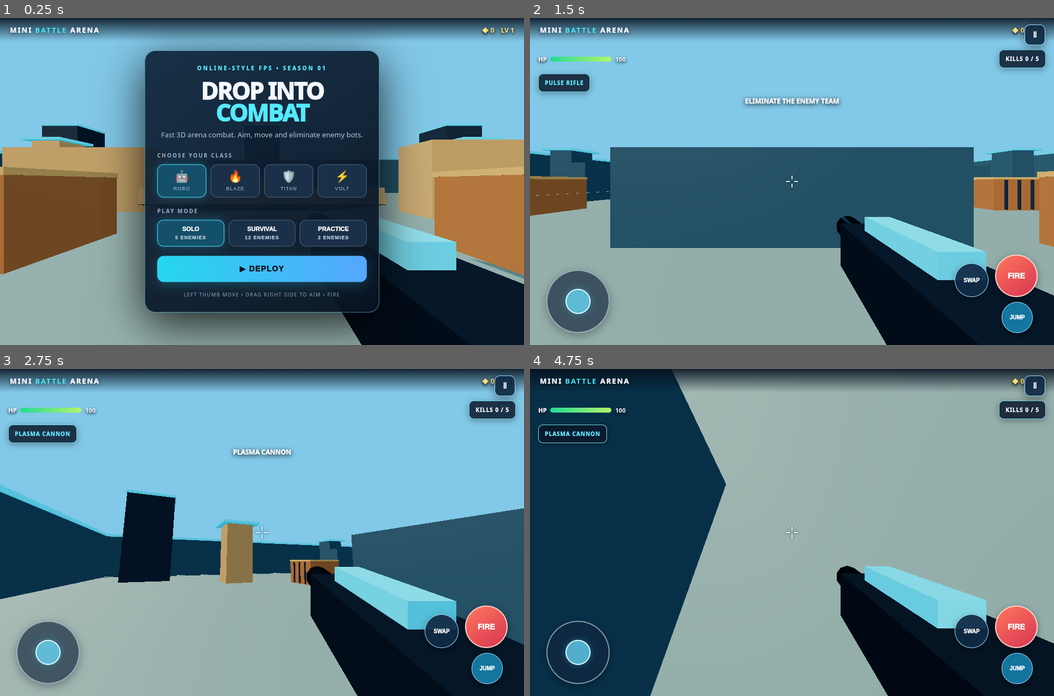
Above: before the commit, frames 1-4 (two rows, left to right).
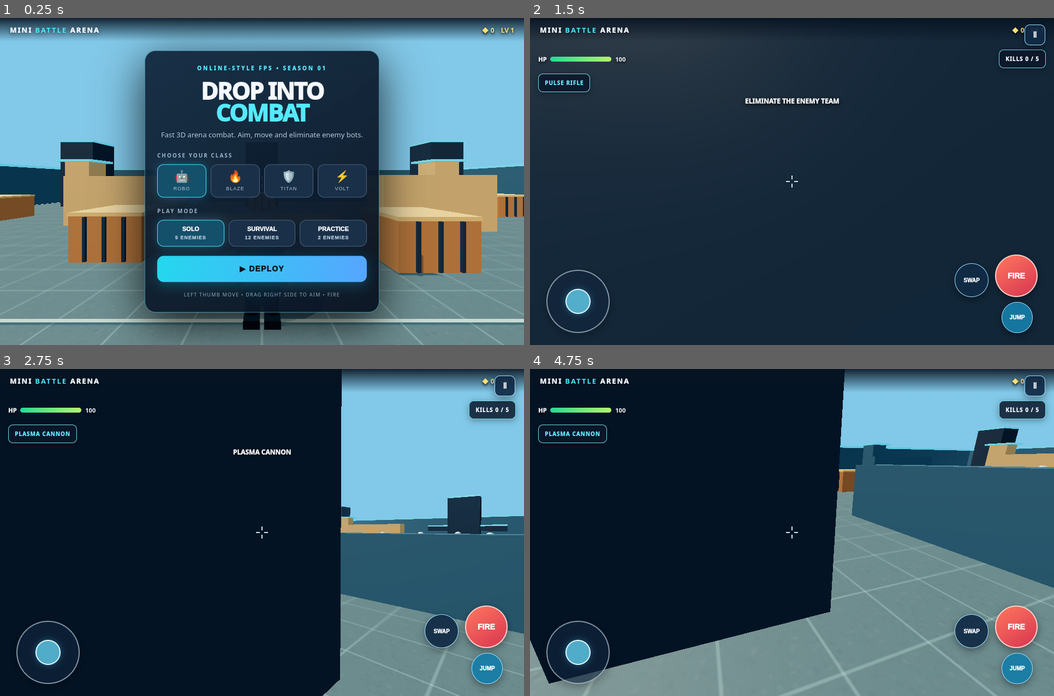
Above: after the commit, the same moments.

Repository: naiksadashiv352-sudo/mini-battle-arena
Game: browser game, page index.html
The game is run twice, just before and just after one commit, with the same random seed, the same clock (stepped at 60 frames per second) and the same inputs.
Inputs (mouse positions are in pixels of both pictures, inside the frame that each line leads up to):
- Up to frame 1 (0.25 s): no input
- Up to frame 2 (1.5 s): click "SOLO 5 ENEMIES" at 0.27 s; click "▶ DEPLOY" at 0.52 s; move the mouse to (792, 214) at 1.07 s; click (577, 302) at 1.27 s
- Up to frame 3 (2.75 s): move the mouse to (157, 499) at 1.67 s; click "JUMP" at 1.87 s; click "FIRE" at 2.02 s; press the mouse at (366, 483) at 2.27 s; release the mouse at (262, 467) at 2.4 s; click "SWAP" at 2.47 s
- Up to frame 4 (4.75 s): move the mouse to (870, 597) at 2.87 s; click "Ⅱ" at 3.07 s; click "▶" at 3.27 s; move the mouse to (661, 614) at 3.47 s; click (870, 516) at 3.67 s; press the mouse at (792, 467) at 4.07 s; release the mouse at (739, 646) at 4.2 s; click (870, 516) at 4.27 s; click "FIRE" at 4.52 s; move the mouse to (949, 548) at 4.67 s

The runs differ from the first frame. In frame 1, 35% of the frame differs, in the area x 0-100%, y 32-100%; in frame 2, 91%, in the area x 0-100%, y 0-100%; in frame 3, 71%; in frame 4, 91%.

Commit message:
Convert battle gameplay to third-person 3D with avatar and textured arena

Diff:
--- a/game.js
+++ b/game.js
@@ -4,16 +4,16 @@
 const scene = new THREE.Scene();
 scene.background = new THREE.Color(0x82c8e8);
 scene.fog = new THREE.Fog(0x82c8e8, 38, 105);
-const camera = new THREE.PerspectiveCamera(78, innerWidth / innerHeight, 0.08, 160);
-camera.position.set(0, 1.65, 0);
+const camera = new THREE.PerspectiveCamera(72, innerWidth / innerHeight, 0.08, 180);
+camera.position.set(0, 3.1, 5);
 const renderer = new THREE.WebGLRenderer({ antialias: true, powerPreference: 'high-performance' });
-renderer.setPixelRatio(Math.min(devicePixelRatio, 1.5));
+renderer.setPixelRatio(Math.min(devicePixelRatio, 1.8));
 renderer.setSize(innerWidth, innerHeight);
 renderer.shadowMap.enabled = true;
 renderer.shadowMap.type = THREE.PCFSoftShadowMap;
 renderer.outputColorSpace = THREE.SRGBColorSpace;
 renderer.toneMapping = THREE.ACESFilmicToneMapping;
-renderer.toneMappingExposure = 1.15;
+renderer.toneMappingExposure = 1.25;
 document.body.appendChild(renderer.domElement);
 
 scene.add(new THREE.HemisphereLight(0xe5f8ff, 0x4a5b73, 2.1));
@@ -33,6 +33,14 @@
   red: material(0xf35d56, .48), blue: material(0x39c5e8, .42)
 };
 
+// Procedural high-detail industrial floor texture (generated locally; no paid assets).
+const texCanvas=document.createElement('canvas');texCanvas.width=512;texCanvas.height=512;
+const tx=texCanvas.getContext('2d');tx.fillStyle='#536a70';tx.fillRect(0,0,512,512);
+for(let i=0;i<18000;i++){const v=70+Math.random()*55;tx.fillStyle='rgba('+v+','+(v+12)+','+(v+15)+','+(Math.random()*.16)+')';tx.fillRect(Math.random()*512,Math.random()*512,1+Math.random()*3,1+Math.random()*3)}
+tx.strokeStyle='rgba(160,205,207,.23)';tx.lineWidth=2;
+for(let n=0;n<=512;n+=64){tx.beginPath();tx.moveTo(n,0);tx.lineTo(n,512);tx.stroke();tx.beginPath();tx.moveTo(0,n);tx.lineTo(512,n);tx.stroke()}
+const floorTexture=new THREE.CanvasTexture(texCanvas);floorTexture.wrapS=floorTexture.wrapT=THREE.RepeatWrapping;floorTexture.repeat.set(8,8);floorTexture.colorSpace=THREE.SRGBColorSpace;
+mats.floor.map=floorTexture;mats.floor.color.set(0xffffff);
 const ground = new THREE.Mesh(new THREE.PlaneGeometry(100,100), mats.floor);
 ground.rotation.x = -Math.PI/2; ground.position.y = -.08; ground.receiveShadow = true; scene.add(ground);
 const grid = new THREE.GridHelper(100, 50, 0x6cc7d4, 0x91aaa6);
@@ -114,9 +122,27 @@
   return g;
 }
 
-// First-person weapon view model
-const weaponRig = new THREE.Group();
-camera.add(weaponRig); scene.add(camera);
+// Third-person player avatar with visible armor and shoulder-mounted blaster.
+const player = new THREE.Group();scene.add(player);
+const playerArmor=material(0x27b9d2,.34,.38);
+const playerDark=material(0x15283c,.42,.48);
+const playerGlow=material(0x62efff,.22,.5,{emissive:0x087b9d,emissiveIntensity:1.1});
+const torso=new THREE.Mesh(new THREE.CapsuleGeometry(.43,.82,5,10),playerArmor);torso.position.y=1.22;torso.castShadow=true;player.add(torso);
+const chestPlate=new THREE.Mesh(new THREE.BoxGeometry(.58,.42,.18),playerDark);chestPlate.position.set(0,1.32,.34);player.add(chestPlate);
+const chestLight=new THREE.Mesh(new THREE.BoxGeometry(.28,.07,.04),playerGlow);chestLight.position.set(0,1.38,.445);player.add(chestLight);
+const head=new THREE.Mesh(new THREE.SphereGeometry(.29,18,14),material(0xc7d9e5,.3,.35));head.position.y=2.02;head.castShadow=true;player.add(head);
+const visor=new THREE.Mesh(new THREE.BoxGeometry(.38,.12,.08),material(0x071b2a,.18,.7,{emissive:0x0c5e78,emissiveIntensity:.8}));visor.position.set(0,2.04,.27);player.add(visor);
+for(const side of [-1,1]){
+ const arm=new THREE.Mesh(new THREE.CapsuleGeometry(.13,.55,4,8),playerArmor);arm.position.set(side*.55,1.25,.12);arm.rotation.z=side*-.16;player.add(arm);
+ const leg=new THREE.Mesh(new THREE.CapsuleGeometry(.16,.55,4,8),playerDark);leg.position.set(side*.22,.42,0);player.add(leg);
+ const boot=new THREE.Mesh(new THREE.BoxGeometry(.34,.18,.48),playerDark);boot.position.set(side*.22,.12,.1);player.add(boot);
+}
+const backPack=new THREE.Mesh(new THREE.BoxGeometry(.55,.62,.25),playerDark);backPack.position.set(0,1.3,-.34);player.add(backPack);
+const avatarGun=new THREE.Group();avatarGun.position.set(.48,1.35,.48);player.add(avatarGun);
+const avatarGunBody=new THREE.Mesh(new THREE.BoxGeometry(.22,.2,.72),material(0x243c55,.28,.7));avatarGun.add(avatarGunBody);
+const avatarBarrel=new THREE.Mesh(new THREE.CylinderGeometry(.045,.06,.38,12),playerGlow);avatarBarrel.rotation.x=Math.PI/2;avatarBarrel.position.z=.48;avatarGun.add(avatarBarrel);
+const avatarMuzzle=new THREE.PointLight(0x64eaff,0,4);avatarMuzzle.position.z=.72;avatarGun.add(avatarMuzzle);
+const weaponRig = new THREE.Group();camera.add(weaponRig);scene.add(camera);weaponRig.visible=false;
 const gunBody = new THREE.Mesh(new THREE.BoxGeometry(.28,.24,.9),material(0x243c55,.32,.65));
 gunBody.position.set(.42,-.34,-.72); weaponRig.add(gunBody);
 const gunTop = new THREE.Mesh(new THREE.BoxGeometry(.12,.1,.5),mats.neon);
@@ -129,7 +155,7 @@
 
 let hero='ROBO', mode='solo', weapon=0, hp=100, kills=0, playing=false, paused=false;
 let bots=[], shots=[], effects=[], coins=Number(localStorage.mbaCoins||0), level=Number(localStorage.mbaLevel||1);
-let move={x:0,y:0}, yaw=0, pitch=0, last=performance.now(), fireCooldown=0, jumpVelocity=0, vertical=0;
+let move={x:0,y:0}, yaw=0, pitch=0, last=performance.now(), fireCooldown=0, jumpVelocity=0, vertical=0, playerX=0, playerZ=23;
 const weapons=[
  {name:'PULSE RIFLE',damage:34,rate:.24,range:65,color:0x42eaff},
  {name:'PLASMA CANNON',damage:58,rate:.62,range:75,color:0xff934e},
@@ -148,7 +174,7 @@
  effects.forEach(e=>scene.remove(e)); effects=[];
 }
 function spawn(){
- camera.position.set(0,1.65,23); yaw=0; pitch=0; camera.rotation.order='YXZ'; camera.rotation.set(0,yaw,0);
+ playerX=0;playerZ=23;player.position.set(playerX,0,playerZ);yaw=0;pitch=0;camera.rotation.order='YXZ';
  const count=mode==='survival'?12:mode==='practice'?2:5;
  for(let i=0;i<count;i++){
    const spread=(i-(count-1)/2)*4.2;
@@ -172,7 +198,7 @@
 }
 function nearestTarget(){
  let best=null,dist=Infinity;
- for(const b of bots){if(!b.userData.alive)continue;const d=camera.position.distanceTo(b.position.clone().add(new THREE.Vector3(0,1.2,0)));if(d<dist){dist=d;best=b}}
+ for(const b of bots){if(!b.userData.alive)continue;const d=new THREE.Vector3(playerX,1.4,playerZ).distanceTo(b.position.clone().add(new THREE.Vector3(0,1.2,0)));if(d<dist){dist=d;best=b}}
  return [best,dist];
 }
 function burst(pos,color=0x63eaff){
@@ -183,9 +209,9 @@
 }
 function fire(){
  if(!playing||paused||fireCooldown>0)return;
- const w=weapons[weapon];fireCooldown=w.rate;muzzle.intensity=5;
+ const w=weapons[weapon];fireCooldown=w.rate;muzzle.intensity=0;
  setTimeout(()=>muzzle.intensity=0,65);
- weaponRig.position.z=.08;setTimeout(()=>weaponRig.position.z=0,75);
+ avatarGun.position.z=.4;avatarMuzzle.intensity=4;setTimeout(()=>{avatarGun.position.z=.48;avatarMuzzle.intensity=0},75);
  raycaster.setFromCamera(new THREE.Vector2(0,0),camera);
  const targets=bots.filter(b=>b.userData.alive);
  const hits=raycaster.intersectObjects(targets,true);
@@ -201,7 +227,7 @@
 }
 function enemyShot(bot){
  const start=bot.position.clone().add(new THREE.Vector3(0,1.35,0));
- const end=camera.position.clone();
+ const end=new THREE.Vector3(playerX,1.4,playerZ);
  const dir=end.sub(start).normalize();
  const mesh=new THREE.Mesh(new THREE.SphereGeometry(.12,8,8),new THREE.MeshBasicMaterial({color:0xff654f}));
  mesh.position.copy(start);scene.add(mesh);
@@ -214,15 +240,19 @@
  const right=new THREE.Vector3(Math.cos(yaw),0,-Math.sin(yaw));
  const velocity=forward.multiplyScalar(-move.y).add(right.multiplyScalar(move.x));
  if(velocity.length()>1)velocity.normalize();
- camera.position.addScaledVector(velocity,dt*10);
- camera.position.x=THREE.MathUtils.clamp(camera.position.x,-27,27);
- camera.position.z=THREE.MathUtils.clamp(camera.position.z,-27,27);
+ playerX=THREE.MathUtils.clamp(playerX+velocity.x*dt*8,-27,27);
+ playerZ=THREE.MathUtils.clamp(playerZ+velocity.z*dt*8,-27,27);
+ player.position.set(playerX,vertical,playerZ);
+ player.rotation.y=yaw;
+ player.rotation.x=0;
  if(jumpVelocity!==0){vertical+=jumpVelocity*dt;jumpVelocity-=19*dt;if(vertical<0){vertical=0;jumpVelocity=0}}
- camera.position.y=1.65+vertical;
- camera.rotation.set(pitch,yaw,0,'YXZ');
+ const camBack=new THREE.Vector3(Math.sin(yaw)*5.4,2.65+vertical,Math.cos(yaw)*5.4);
+ camera.position.set(playerX+camBack.x,camBack.y,playerZ+camBack.z);
+ const aimPoint=new THREE.Vector3(playerX-Math.sin(yaw)*13,1.55+vertical+Math.sin(pitch)*9,playerZ-Math.cos(yaw)*13);
+ camera.lookAt(aimPoint);
  for(const b of bots){
   if(!b.userData.alive)continue;
-  const target=new THREE.Vector3(camera.position.x,0,camera.position.z);
+  const target=new THREE.Vector3(playerX,0,playerZ);
   const dir=target.sub(b.position);const d=dir.length();dir.normalize();
   b.rotation.y=Math.atan2(dir.x,dir.z);
   if(d>7)b.position.addScaledVector(dir,dt*b.userData.speed);
@@ -231,10 +261,10 @@
  }
  for(let i=shots.length-1;i>=0;i--){
   const s=shots[i];s.mesh.position.addScaledVector(s.dir,dt*15);s.life-=dt;
-  if(s.mesh.position.distanceTo(camera.position)<.8){hp=Math.max(0,hp-s.damage);scene.remove(s.mesh);shots.splice(i,1);updateHud();$('damageflash').classList.add('show');setTimeout(()=>$('damageflash').classList.remove('show'),120);if(hp<=0){finish(false);return}}
+  if(s.mesh.position.distanceTo(new THREE.Vector3(playerX,1.2,playerZ))<.85){hp=Math.max(0,hp-s.damage);scene.remove(s.mesh);shots.splice(i,1);updateHud();$('damageflash').classList.add('show');setTimeout(()=>$('damageflash').classList.remove('show'),120);if(hp<=0){finish(false);return}}
   else if(s.life<=0){scene.remove(s.mesh);shots.splice(i,1)}
  }
- weaponRig.position.y=-.02+Math.sin(performance.now()*.008)*.008;
+ player.position.y=vertical+Math.sin(performance.now()*.006)*.012;
 }
 function loop(now){
  requestAnimationFrame(loop);const dt=Math.min((now-last)/1000,.04);last=now;update(dt);renderer.render(scene,camera);
@@ -267,11 +297,11 @@
 stick.onpointerup=resetStick;stick.onpointercancel=resetStick;
 
 const look=$('lookzone');let lookId=null,lastX=0,lastY=0;
-look.onpointerdown=e=>{lookId=e.pointerId;lastX=e.clientX;lastY=e.clientY;look.setPointerCapture(lookId)};
+look.onpointerdown=e=>{if(!playing||paused)return;lookId=e.pointerId;lastX=e.clientX;lastY=e.clientY;look.setPointerCapture(lookId)};
 look.onpointermove=e=>{
  if(e.pointerId!==lookId||!playing||paused)return;
  const dx=e.clientX-lastX,dy=e.clientY-lastY;lastX=e.clientX;lastY=e.clientY;
- yaw-=dx*.006;pitch=THREE.MathUtils.clamp(pitch-dy*.005,-1.15,1.15);
+ yaw-=dx*.0042;pitch=THREE.MathUtils.clamp(pitch-dy*.0032,-.55,.62);
 };
 function stopLook(){lookId=null}
 look.onpointerup=stopLook;look.onpointercancel=stopLook;
